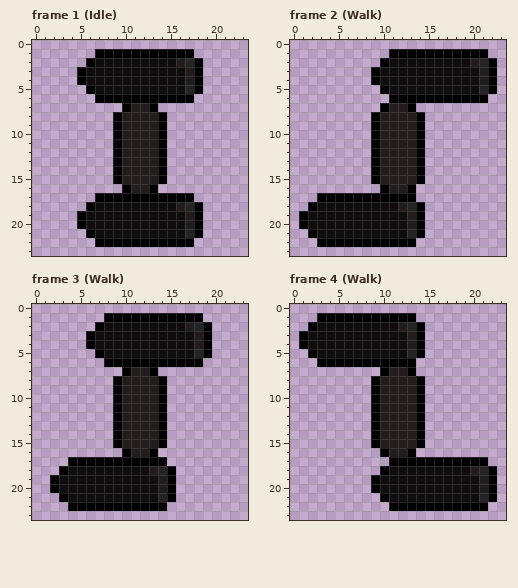
Pixel-art file: sprites/Bot.aseprite. Above: the version before the commit.
24x24 pixels, 5 frames. Shown: frame 1 (Idle), frame 2 (Walk), frame 3 (Walk), frame 4 (Walk). The commit also changed other frames, which this record leaves out.
The same view after the edit:
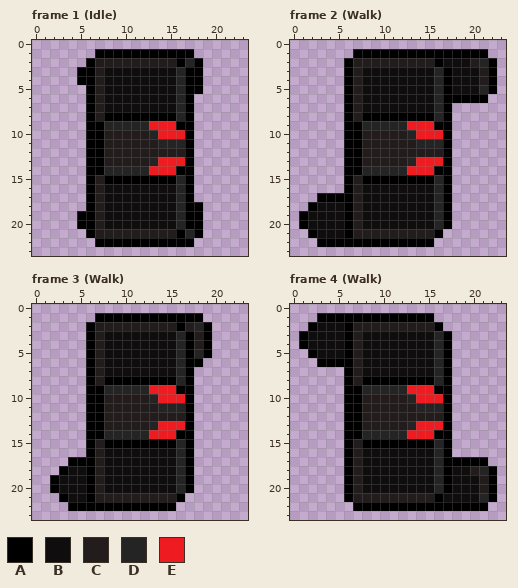
Palette (. is transparent): A #000000  B #0f0d0d  C #221c1c  D #242424  E #ee1c20
Changes in this commit:
layer "Top" now shown
Changed rows in their new state; - is an unchanged pixel.
Frame 1 (Idle), layer "Top":
first column x 6:
 2 -CCCCCCCCCA-
 3 AC--------DA
 4 AC--------DA
 5 -C--------DA
 6 ACBBBBBBBBD-
 7 ACBBBBBBBBDA
 8 ACA-AAAA-ADA
 9 AADDDDDEEEAA
10 AACC---DEEEA
11 AACC----DDDA
12 AACC----CCCA
13 AACC---DEEEA
14 AADDDDDEEEAA
15 ACA-AAAA-ADA
16 ACBBBBBBBBDA
17 ACBBBBBBBBD-
18 -C--------DA
19 AC--------DA
20 AC--------DA
21 -CCCCCCCCCA-
Frame 2 (Walk), layer "Top":
first column x 6:
 1 -AAAA-------
 2 ACCCCCCCCCA-
 3 ACBB------DA
 4 ACBB------DA
 5 ACBBB-----DA
 6 ACBBBBBBBBD-
 7 ACBBBBBBBBDA
 8 ACA-AAAA-ADA
 9 AADDDDDEEEAA
10 AACC---DEEEA
11 AACC----DDDA
12 AACC----CCCA
13 AACC---DEEEA
14 AADDDDDEEEAA
15 ACA-AAAA-ADA
16 ACBBBBBBBBDA
17 -CBBBBBBBBDA
18 AC----BBBBDA
19 AC-----BBBDA
20 AC-----BBBDA
21 ACCCCCCCCCA-
22 --------AA--
Frame 3 (Walk), layer "Top":
first column x 6:
 1 -A----------
 2 ACCCCCCCCCA-
 3 -C--------DA
 4 -C--------DA
 5 AC--------DA
 6 ACBBBBBBBBD-
 7 ACBBBBBBBBDA
 8 ACA-AAAA-ADA
 9 AADDDDDEEEAA
10 AACC---DEEEA
11 AACC----DDDA
12 AACC----CCCA
13 AACC---DEEEA
14 AADDDDDEEEAA
15 ACA-AAAA-ADA
16 ACBBBBBBBBDA
17 -CBBBBBBBBDA
18 AC-----BBBDA
19 AC------BBDA
20 AC------BBDA
21 ACCCCCCCCCA-
22 ---------A--
Frame 4 (Walk), layer "Top":
first column x 6:
 1 --------AA--
 2 ACCCCC-CCCA-
 3 AC-----BBBDA
 4 AC-----BBBDA
 5 AC-----BBBDA
 6 -CBBBBBBBBDA
 7 ACBBBBBBBBDA
 8 ACA-AAAA-ADA
 9 AADDDDDEEEAA
10 AACC---DEEEA
11 AACC----DDDA
12 AACC----CCCA
13 AACC---DEEEA
14 AADDDDDEEEAA
15 ACA-AAAA-ADA
16 ACBBBBBBBBDA
17 ACBBBBBBBBD-
18 ACBBB-----DA
19 ACBB------DA
20 ACBB------DA
21 ACCCCCCCCCA-
22 -AAAA-------
Pixel boxes of the changes (left, top, right, bottom) in both pictures:
changed: (86, 58, 194, 238)
changed: (344, 49, 452, 247)
changed: (86, 313, 194, 511)
changed: (344, 313, 452, 511)
